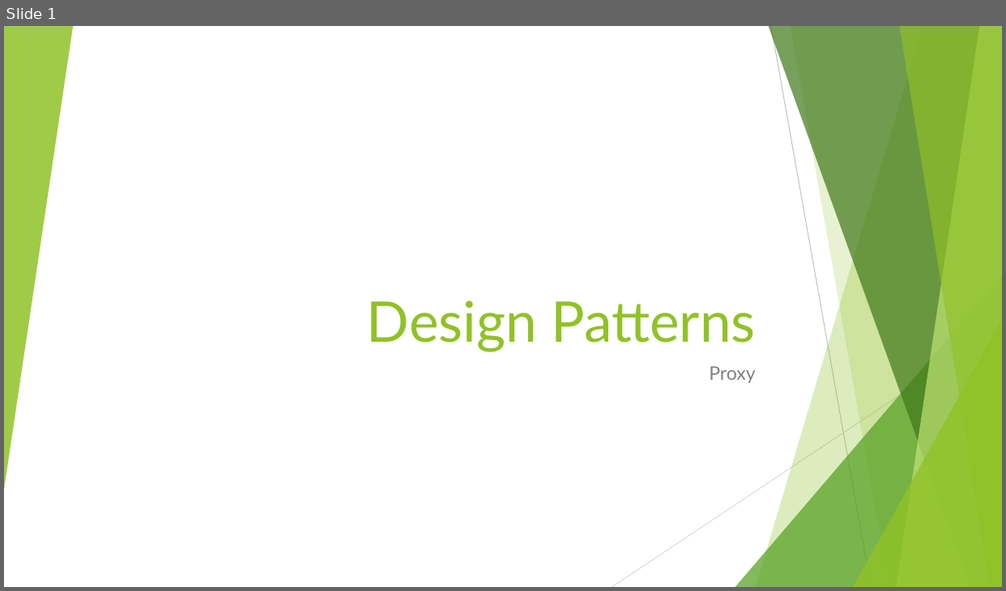
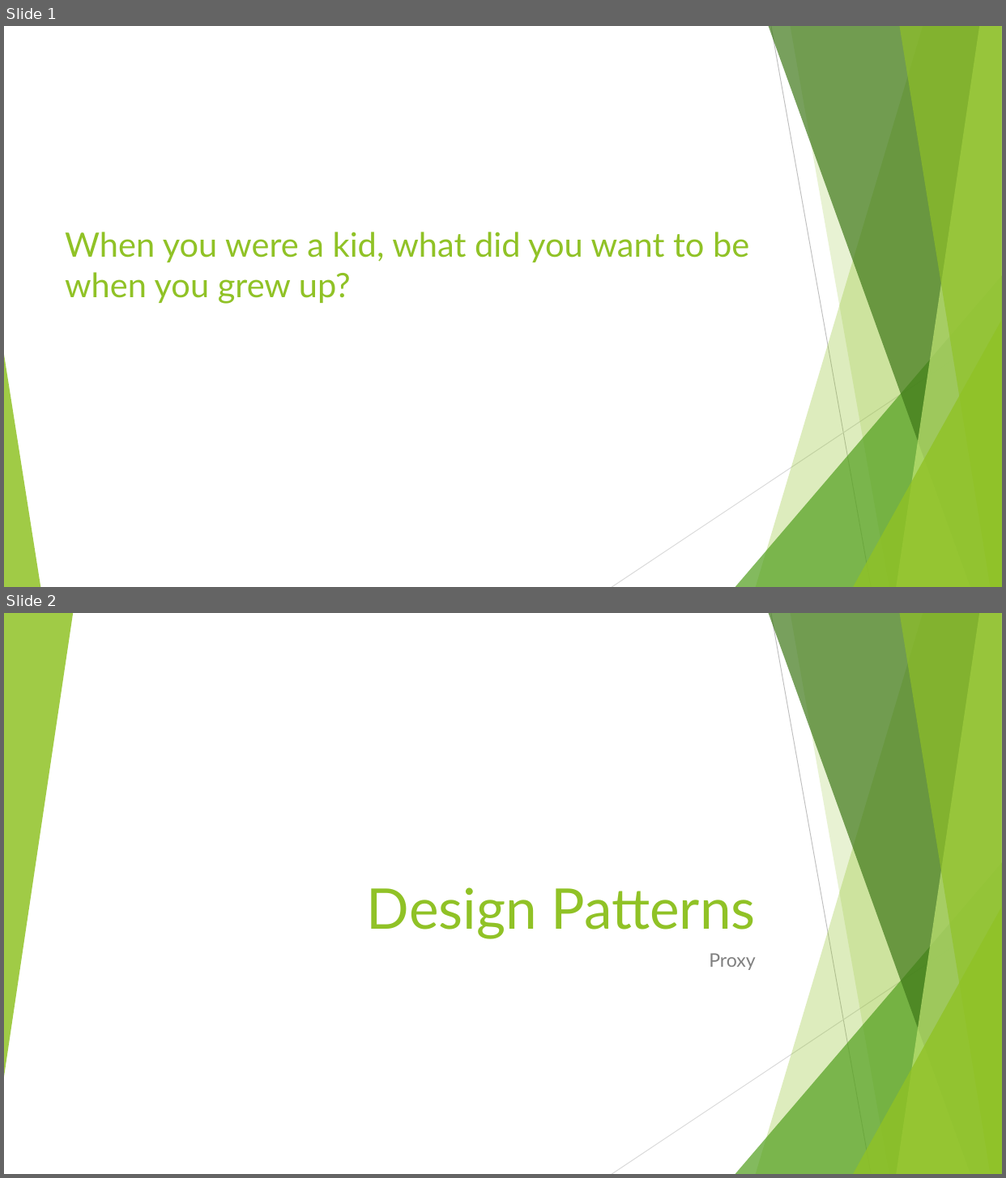
Before and after one commit to cmelende/Design-Patterns, a slide deck: Notes/Powerpoints/Proxy.pptx. Shown one above the other, each under a label of ours: slide 1 before the commit, slides 1 and 2 after it. The pictures are 1006x591 and 1006x1178 pixels, drawn with LibreOffice and Linux fonts; fonts in the diff are those of the drawing. Boxes give left, top, right and bottom in pixels: in the first picture for what was removed or moved away, otherwise in the second. Text is boxed around its words. In the diff, an @@ line names an element or a change of style, - is before the commit and + after.

```diff
--- a/Notes/Powerpoints/Proxy.pptx
+++ b/Notes/Powerpoints/Proxy.pptx
@@ slide 1 added at bbox=[4, 26, 1002, 587], background #FFFFFF; not listed: 9 template elements that a slide beside it also shows @@
@@ title added at bbox=[65, 232, 749, 304], 32.4 pt, text #90C226 @@
+When you were a kid, what did you want to be when you grew up?
@@ triangle added at bbox=[4, 355, 40, 587], fill #90C226 at 85% opacity @@
@@ what was slide 1 is now slide 2 @@
```
Also in this commit, not shown: 1 other file.
